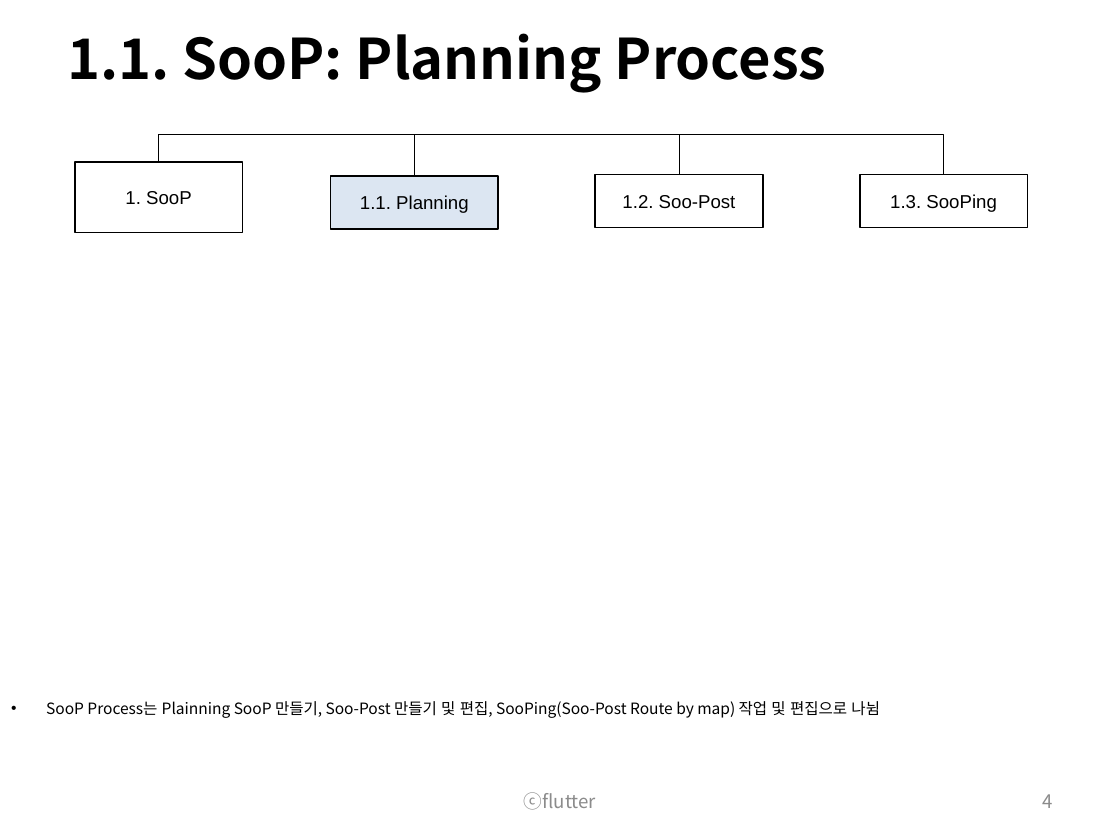
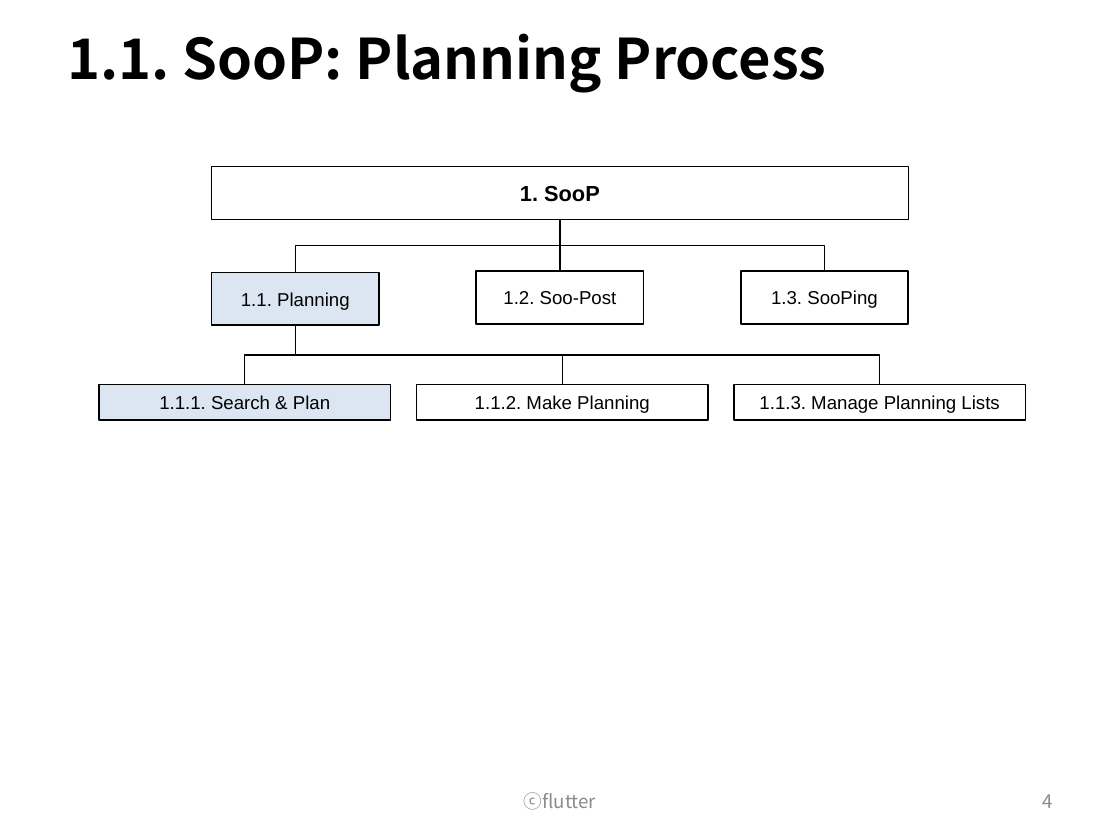
Before and after one commit to wooramc/soop_rep, a slide deck: slide 4 of flutter_process.pptx. Drawn at 1120x840 pixels with LibreOffice and Linux fonts; fonts in the diff are those of the drawing. Boxes give left, top, right and bottom in pixels: in the first picture for what was removed or moved away, otherwise in the second. Text is boxed around its words. In the diff, an @@ line names an element or a change of style, - is before the commit and + after.

```diff
--- a/flutter_process.pptx
+++ b/flutter_process.pptx
@@ elbow line removed from (159, 162) to (944, 175) @@
@@ rectangle "1. SooP": place and size @@
-rectangle "1. SooP" at box(75, 162, 243, 233)
+rectangle "1. SooP" at box(212, 167, 908, 220)
@@ rectangle "1. SooP" at box(212, 167, 908, 220): size 12 to 14 pt, bold on @@
@@ elbow line moved from (159, 162) - (679, 175) to (560, 220) - (296, 272) @@
@@ elbow line moved from (159, 162) - (414, 176) to (560, 220) - (824, 271) @@
@@ line added from (560, 220) to (560, 271), #000000 0.75 pt @@
@@ 3 rectangles: place and size @@
-3 rectangles at box(330, 175, 1028, 228)
+3 rectangles at box(212, 271, 908, 325)
@@ elbow line added from (296, 325) to (245, 385), #000000 0.75 pt @@
@@ elbow line added from (296, 325) to (562, 385), #000000 0.75 pt @@
@@ elbow line added from (296, 325) to (880, 385), #000000 0.75 pt @@
@@ rectangle added at box(100, 385, 391, 420), fill #DCE6F2, outline #000000 1 pt, 12 pt, text #000000 @@
+1.1.1. Search & Plan
@@ rectangle added at box(417, 385, 708, 420), outline #000000 1 pt, 12 pt, text #000000 @@
+1.1.2. Make Planning
@@ rectangle added at box(735, 385, 1026, 420), outline #000000 1 pt, 12 pt, text #000000 @@
+1.1.3. Manage Planning Lists
@@ text removed at box(46, 701, 880, 718) @@
-• SooP Process는 Plainning SooP 만들기, Soo-Post 만들기 및 편집, SooPing(Soo-Post Route by map) 작업 및 편집으로 나뉨
```
Also in this commit, not shown: 8 other slides changed, 6 slides added.
